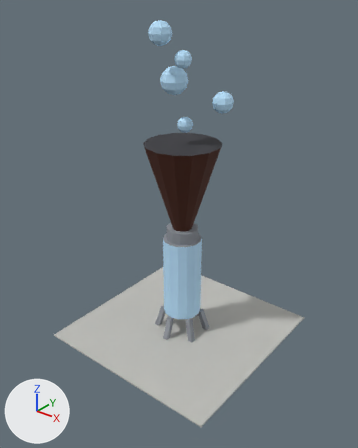
An edit to the glTF model industry_other_bubble_generator_blower.glb, drawn before and after from the same camera.
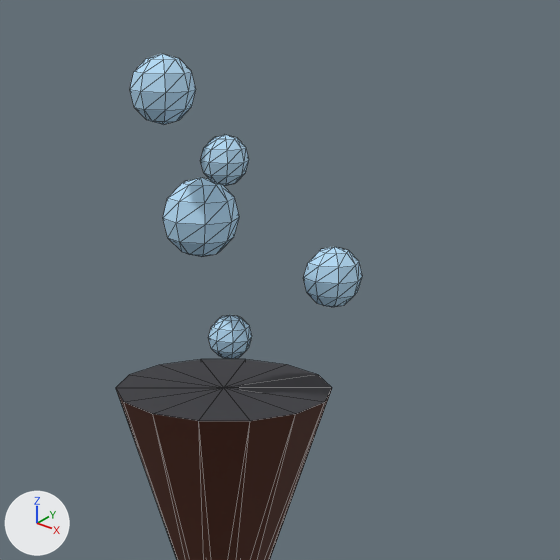
There are two pictures of each version: one whole from a 50 mm lens placed at (22.4, -28.5, 27.8), pointed at (0.4, -0.9, 10.8), one close up on the part from 28% to 86% of the width and 0% to 46% of the height. Lighting does not change. The marker at lower left points along +X, +Y and +Z. The first two pictures are the older version. The close-ups show mesh edges as thin lines. Vertices at exactly the same position are counted once.
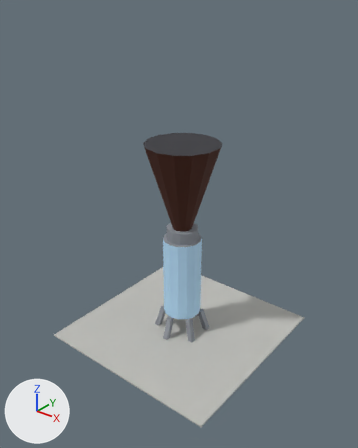
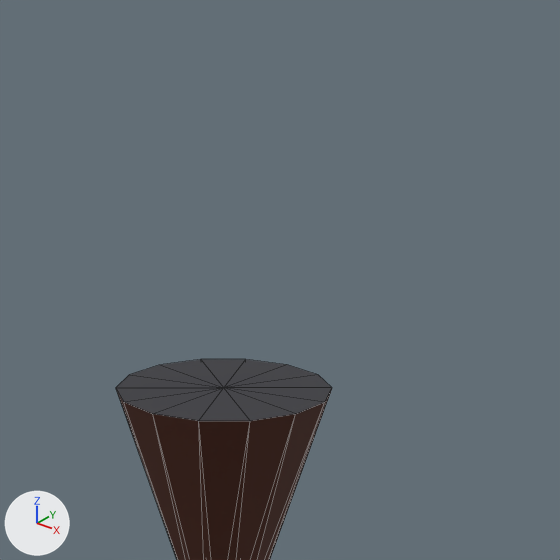
Changed parts and their boxes (x1, y1, x2, y2) in the close-ups (560 x 560 px):
'Mesh_0', reshaped: before (116, 54, 363, 560); after (116, 359, 332, 560)
part 1 of me_mesh_0, deleted (blue): before (130, 54, 196, 125)
part 2 of me_mesh_0, deleted (blue): before (303, 247, 363, 307)
part 3 of me_mesh_0, deleted (blue): before (163, 178, 239, 257)
part 4 of me_mesh_0, deleted (blue): before (200, 134, 249, 186)
part 5 of me_mesh_0, deleted (blue): before (208, 315, 252, 359)

The change, as a diff of the scene's bpy script:
```diff
--- a/industry_other_bubble_generator_blower.glb.py
+++ b/industry_other_bubble_generator_blower.glb.py
@@ me_mesh_0 @@
 # used by ob_mesh_0; location = (0.0, 0.0, 0.0)
-me_mesh_0.from_pydata(...)  # 361 vertices, 628 faces; spans x -8.0..8.0, y -8.0..8.0, z -0.1..25.7
+me_mesh_0.from_pydata(...)  # 151 vertices, 228 faces; spans x -8.0..8.0, y -8.0..8.0, z -0.1..17.0
+# me_mesh_0 part 1: the loose piece of 42 vertices spanning x -0.9..0.7, y -3.1..-1.5, z 24.1..25.7 is deleted
+# me_mesh_0 part 2: the loose piece of 42 vertices spanning x 1.6..3.2, y 0.8..2.4, z 19.3..20.9 is deleted
+# me_mesh_0 part 3: the loose piece of 42 vertices spanning x -1.1..0.9, y -1.8..0.2, z 20.7..22.7 is deleted
+# me_mesh_0 part 4: the loose piece of 42 vertices spanning x 0.6..1.8, y -2.1..-0.9, z 22.7..23.9 is deleted
+# me_mesh_0 part 5: the loose piece of 42 vertices spanning x -0.3..0.9, y -0.7..0.5, z 17.9..19.1 is deleted
 me_mesh_0.materials.append(mat_concrete)
```
